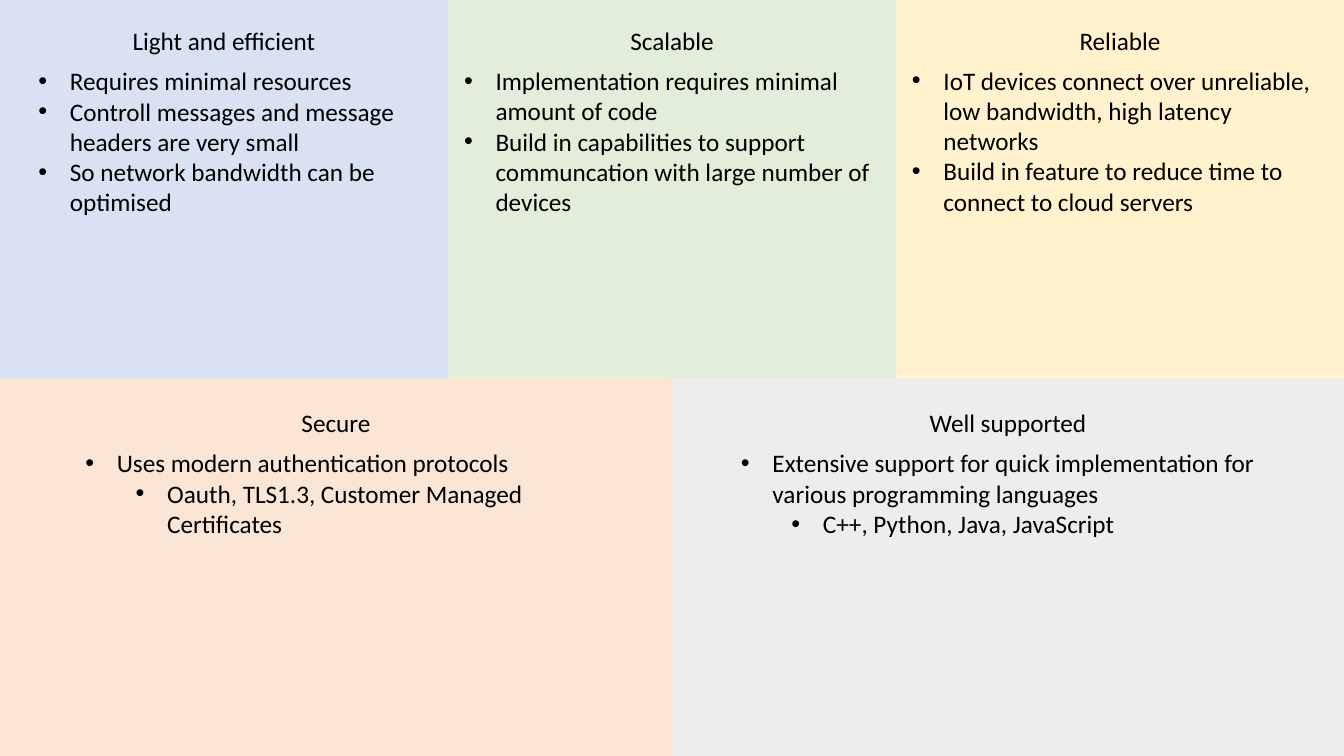
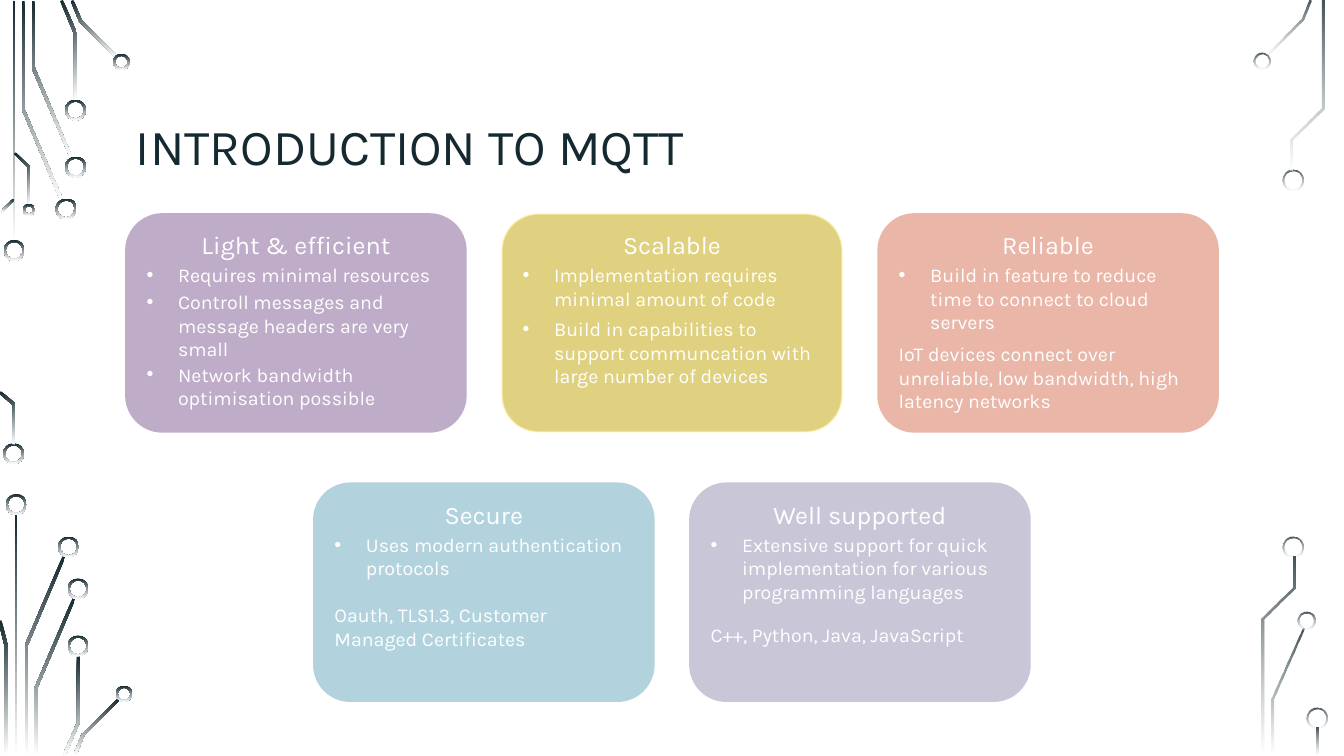
Before and after one commit to sebivenlo/ESD-2023-MQTT, a slide deck: slide 5 of Presentation/Jonas MQTT.pptx (slide 4 before the commit). Drawn at 1344x756 pixels with LibreOffice and Linux fonts; fonts in the diff are those of the drawing; background and template pictures are left out. Boxes give left, top, right and bottom in pixels: in the first picture for what was removed or moved away, otherwise in the second. Text is boxed around its words. In the diff, an @@ line names an element or a change of style, - is before the commit and + after.

```diff
--- a/Presentation/Jonas MQTT.pptx
+++ b/Presentation/Jonas MQTT.pptx
@@ rectangle removed at [0,0,448,378] @@
@@ rectangle removed at [448,0,895,378] @@
@@ rectangle removed at [896,0,1344,378] @@
@@ text removed at [133,32,315,55] @@
-Light and efficient
@@ text removed at [630,32,713,50] @@
-Scalable
@@ text removed at [1080,32,1161,50] @@
-Reliable
@@ text removed at [70,72,394,215] @@
-• Requires minimal resources
-• Controll messages and message headers are very small
-• So network bandwidth can be optimised
@@ text removed at [943,72,1310,212] @@
-• IoT devices connect over unreliable, low bandwidth, high latency networks
-• Build in feature to reduce time to connect to cloud servers
@@ title added at [136,132,684,174], 36 pt, text #152930 @@
+INTRODUCTION TO MQTT
@@ rounded rectangle added at [126,214,466,432], fill #BFACC8, outline #BFACC8 1.25 pt, 14 pt, text #FFFFFF @@
+Light & efficient
+• Requires minimal resources
+• Controll messages and message headers are very small
+• Network bandwidth optimisation possible
@@ rounded rectangle "Scalable": place and size @@
-rounded rectangle "Scalable" at [496,72,869,211]
+rounded rectangle "Scalable" at [502,214,842,432]
@@ rounded rectangle "Scalable" at [502,214,842,432]: fill none to #C0A500 at 50% opacity; outline none to #FFF3B0 1.25 pt @@
@@ text in rounded rectangle at [623,237,721,254]: paragraph added @@
+Scalable
@@ rounded rectangle added at [878,214,1218,432], fill #E9B6A8, outline #E9B6A8 1.25 pt, 14 pt, text #FFFFFF @@
+Reliable
+• Build in feature to reduce time to connect to cloud servers
+IoT devices connect over unreliable, low bandwidth, high latency networks
@@ text in rounded rectangle at [554,268,811,388]: size 18 to 14 pt, font Calibri to Karla, text colour #000000 to #FFFFFF @@
@@ rectangle removed at [0,378,673,756] @@
@@ rectangle removed at [673,378,1344,756] @@
@@ text removed at [301,415,370,433] @@
-Secure
@@ text removed at [930,414,1086,436] @@
-Well supported
@@ rounded rectangle "Secure": place and size @@
-rounded rectangle "Secure" at [117,454,522,534]
+rounded rectangle "Secure" at [314,484,653,702]
@@ rounded rectangle "Secure" at [314,484,653,702]: fill none to #B2D2DD; outline none to #B2D2DD 1.25 pt @@
@@ text in rounded rectangle at [445,508,523,524]: paragraph added @@
+Secure
@@ rounded rectangle "Well supported": place and size @@
-rounded rectangle "Well supported" at [772,454,1253,537]
+rounded rectangle "Well supported" at [691,484,1030,702]
@@ rounded rectangle "Well supported" at [691,484,1030,702]: fill none to #C8C6D7; outline none to #C8C6D7 1.25 pt @@
@@ text in rounded rectangle at [773,507,946,530]: paragraph added @@
+Well supported
@@ text in rounded rectangle at [334,539,622,651]: size 18 to 14 pt, font Calibri to Karla, text colour #000000 to #FFFFFF; bullet • to none; list level 2 to 1 in "Oauth, TLS1.3, Customer Managed Certificates" @@
@@ text in rounded rectangle at [711,539,987,647]: size 18 to 14 pt, font Calibri to Karla, text colour #000000 to #FFFFFF in "Extensive support for quick implementation for various ...", "C++, Python, Java, JavaScript"; bullet • to none; list level 2 to 1 in "C++, Python, Java, JavaScript" @@
@@ group added at [0,0,1328,756]: 33 freeform shapes, 3 rectangles @@
```
Also in this commit, not shown: 8 other slides changed, 3 slides added, 3 slides removed.
